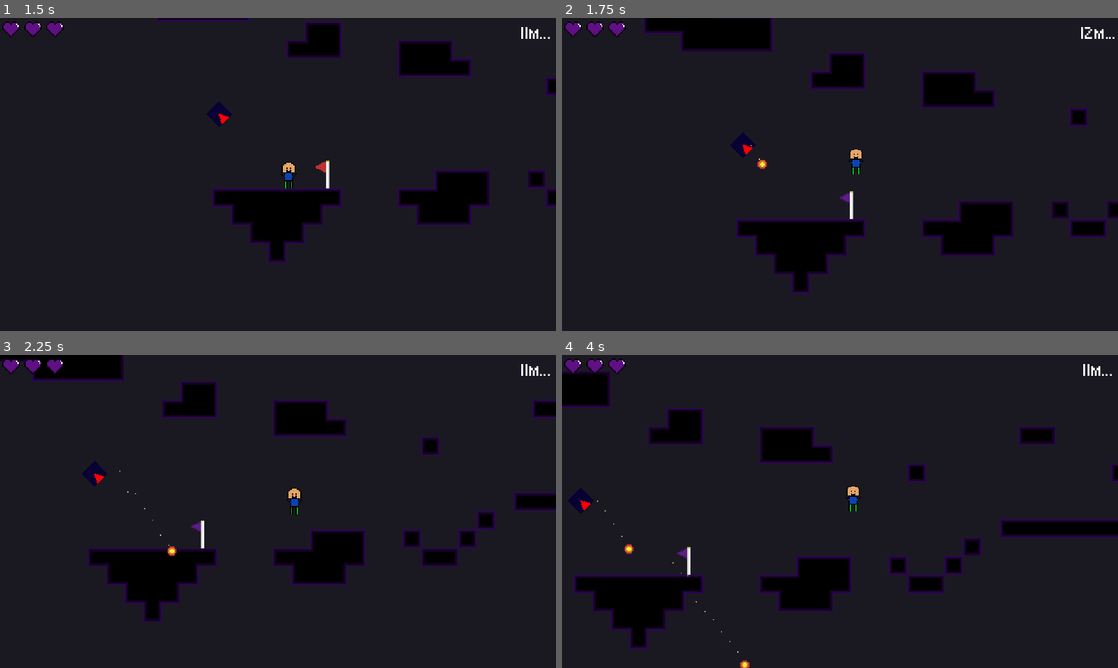
Above: before the commit, frames 1-4 (two rows, left to right).
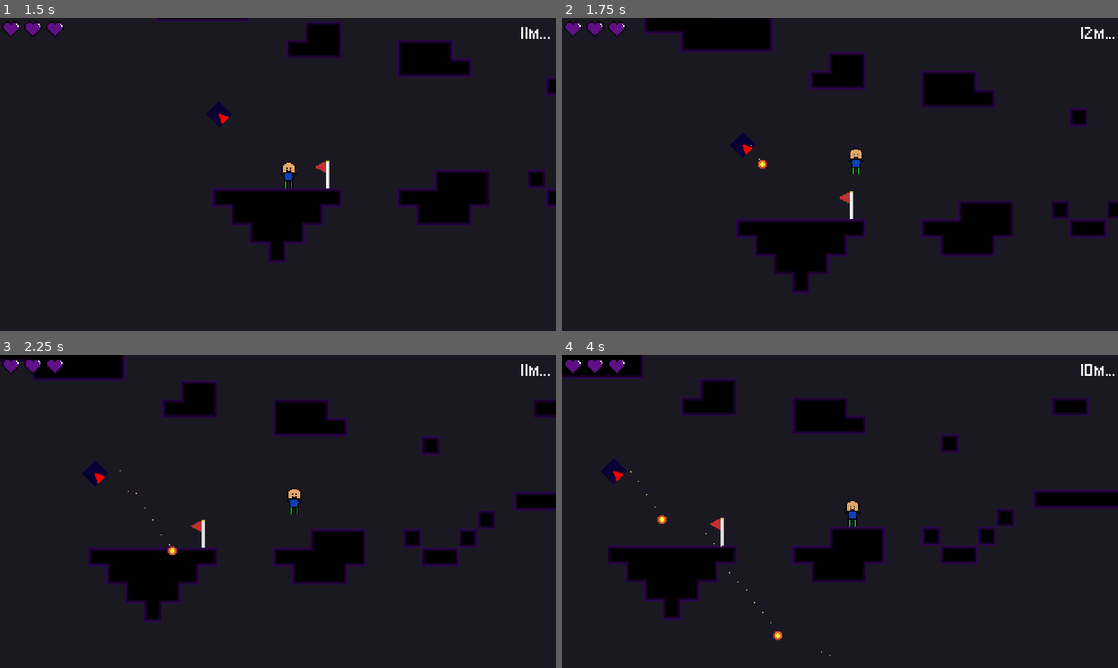
Above: after the commit, the same moments.

Repository: StormLight14/void-ascender
Game: Godot game, scene res://ui/menu/menu_ui.tscn
Same seed, same stepped clock (60 frames per second), same inputs: the game is played once before the commit and once after it.
Inputs:
- Up to frame 1 (1.5 s): click "NEW GAME" at 0.5 s; tap Enter at 1.25 s; hold D (right) from 1.28 s (still down); hold Shift (climb) from 1.28 s (still down)
- Up to frame 2 (1.75 s): keep holding D (right); keep holding Shift (climb); tap Space (jump) at 1.52, 1.55 s
- Up to frame 3 (2.25 s): keep holding D (right); tap Space (jump) at 1.82, 2.1 s; release Shift (climb) at 2.03 s
- Up to frame 4 (4 s): tap Space (jump) at 2.27, 2.57, 3.05, 3.77 s; tap Shift (climb) at 2.3, 3.6 s; release D (right) at 2.78 s; hold A (left) 2.78-3.53 s; hold Shift (climb) 2.78-3.53 s; hold D (right) from 3.53 s (still down)

Frame 1 is identical in both runs. In frame 2, less than 0.1% of the frame differs, in the area x 35-52%, y 46-60%; in frame 3, 1.5%; in frame 4, 16%, in the area x 0-100%, y 0-100%.

Commit message:
add (horrible) walljumping

Diff:
--- a/hazards/void/void.tscn
+++ b/hazards/void/void.tscn
@@ -9,17 +9,20 @@
 b = Vector2(-5003.85, -38.9177)
 
 [node name="Void" type="Area2D"]
+position = Vector2(0, 1)
 collision_layer = 2
 collision_mask = 16
 script = ExtResource("1_oh147")
 
 [node name="Sprite2D" type="Sprite2D" parent="."]
-position = Vector2(-4, 300)
+position = Vector2(-5001, -1)
 texture = ExtResource("2_xj3mj")
+centered = false
 
 [node name="Hazard" parent="." instance=ExtResource("3_ipxw7")]
 hazard_type = "void"
 
 [node name="CollisionShape2D" type="CollisionShape2D" parent="."]
+position = Vector2(0, -1)
 rotation = -0.00797723
 shape = SubResource("SegmentShape2D_c3043")
--- a/level/level.gd
+++ b/level/level.gd
@@ -26,11 +26,7 @@
 
 func player_killed():
 	the_void.on_player_killed()
-	void_follow_player()
 	player.global_position = player_spawn
-
-func void_follow_player():
-	the_void.global_position.x = player.global_position.x - the_void.width / 2.0
 
 func spawn_fireball(direction, speed, spawn_position):
 	var fireball = preload("res://hazards/fireball/fireball.tscn").instantiate()
--- a/player/player.gd
+++ b/player/player.gd
@@ -56,16 +56,24 @@
 func handle_climbing(delta):
 	var left_has_wall = climb_checker_left.is_colliding()
 	var right_has_wall = climb_checker_right.is_colliding()
+	var on_wall = left_has_wall or right_has_wall
 
-	if Input.is_action_pressed("climb") and (left_has_wall or right_has_wall) and not is_on_floor():
-		if state == CLIMBING:
+	if Input.is_action_pressed("climb") and on_wall and not is_on_floor():
+		if state != CLIMBING:
 			state = CLIMBING
+
+		if Input.is_action_just_pressed("jump"):
+			velocity.y = JUMP_VELOCITY / 1.5
+			if left_has_wall:
+				velocity.x = -JUMP_VELOCITY / 1.5
+			elif right_has_wall:
+				velocity.x = JUMP_VELOCITY / 1.5
+		elif left_has_wall and Input.is_action_pressed("left") or right_has_wall and Input.is_action_pressed("right"):
+			velocity.y = -CLIMB_SPEED
+		elif left_has_wall and Input.is_action_pressed("right") or right_has_wall and Input.is_action_pressed("left"):
+			velocity.y = CLIMB_SPEED
 		else:
-			state = CLIMBING
-			velocity.y = 0
-
-		if (left_has_wall and Input.is_action_pressed("left")) or (right_has_wall and Input.is_action_pressed("right")):
-			velocity.y = -CLIMB_SPEED
+			velocity.y = move_toward(velocity.y, 0, ACCELERATION * delta)
 	else:
 		state = IDLE
 
--- a/player/player.tscn
+++ b/player/player.tscn
@@ -3,8 +3,9 @@
 [ext_resource type="Script" path="res://player/player.gd" id="1_nhuf3"]
 [ext_resource type="Texture2D" uid="uid://v6fkq0hn5rut" path="res://assets/player/clark.png" id="2_gh0m4"]
 
-[sub_resource type="RectangleShape2D" id="RectangleShape2D_7jg2n"]
-size = Vector2(14, 24)
+[sub_resource type="CapsuleShape2D" id="CapsuleShape2D_3gixw"]
+radius = 5.0
+height = 24.0
 
 [sub_resource type="RectangleShape2D" id="RectangleShape2D_etlai"]
 size = Vector2(10, 18)
@@ -34,8 +35,7 @@
 texture = ExtResource("2_gh0m4")
 
 [node name="CollisionShape2D" type="CollisionShape2D" parent="."]
-visible = false
-shape = SubResource("RectangleShape2D_7jg2n")
+shape = SubResource("CapsuleShape2D_3gixw")
 
 [node name="Camera2D" type="Camera2D" parent="."]
 process_callback = 0
